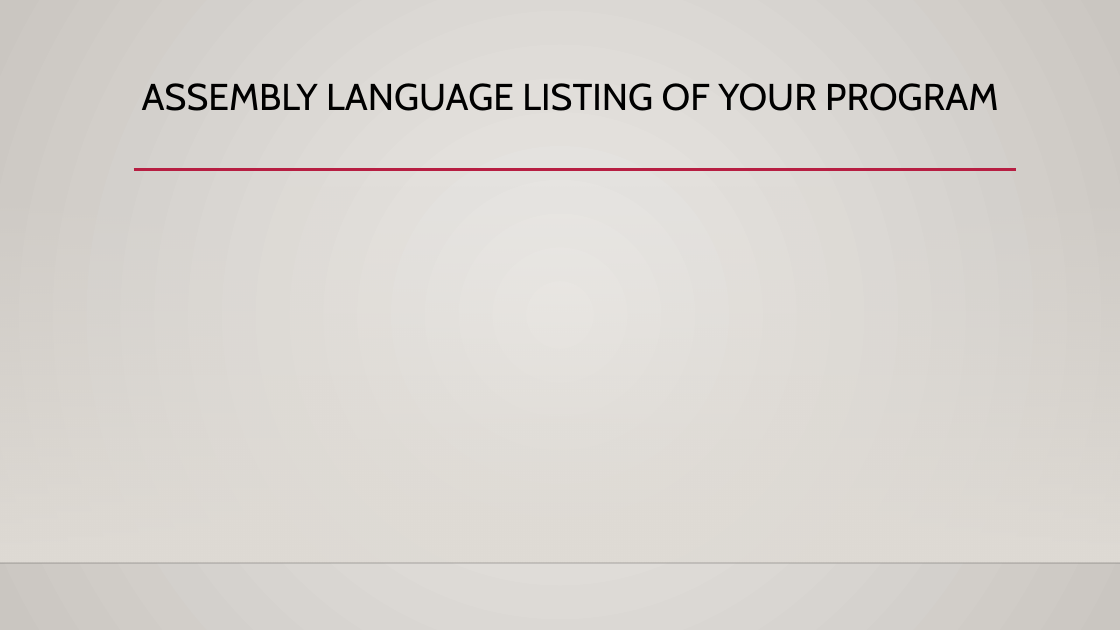
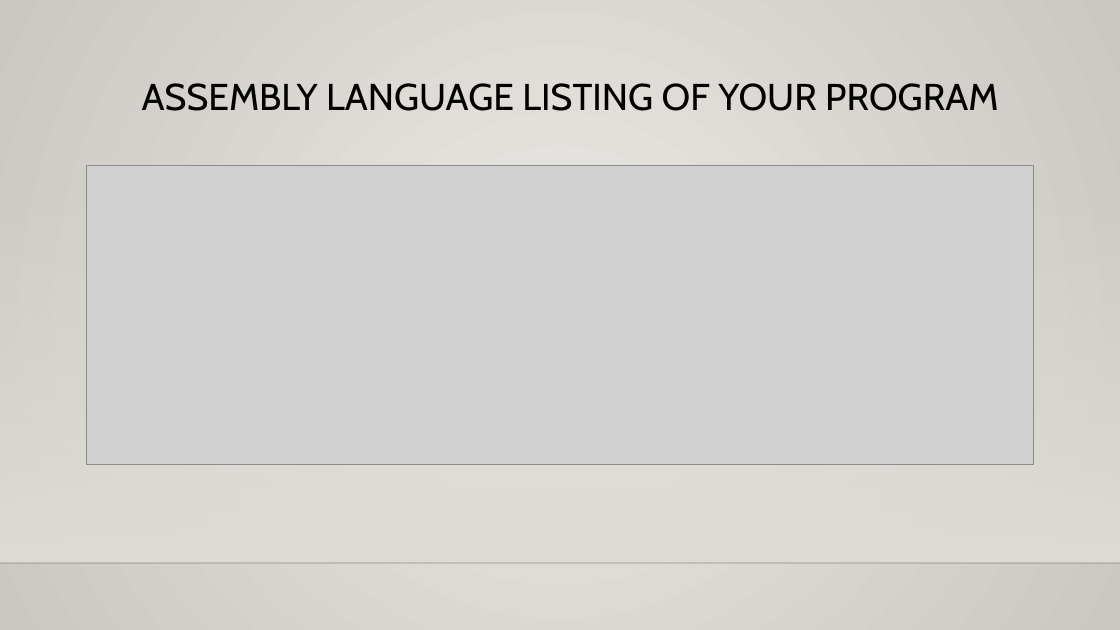
Before and after one commit to judebattista/cs401_lab02, a slide deck: slide 3 of MIPS2.pptx. Drawn at 1120x630 pixels with LibreOffice and Linux fonts; fonts in the diff are those of the drawing; grey boxes stand for pictures; background and template pictures are left out. Boxes give left, top, right and bottom in pixels: in the first picture for what was removed or moved away, otherwise in the second. Text is boxed around its words. In the diff, an @@ line names an element or a change of style, - is before the commit and + after.

```diff
--- a/MIPS2.pptx
+++ b/MIPS2.pptx
@@ picture added at bbox=[87, 166, 1033, 464] @@
@@ line removed from (134, 170) to (1017, 170) @@
```
Also in this commit, not shown: 2 other slides changed, 3 slides added.
